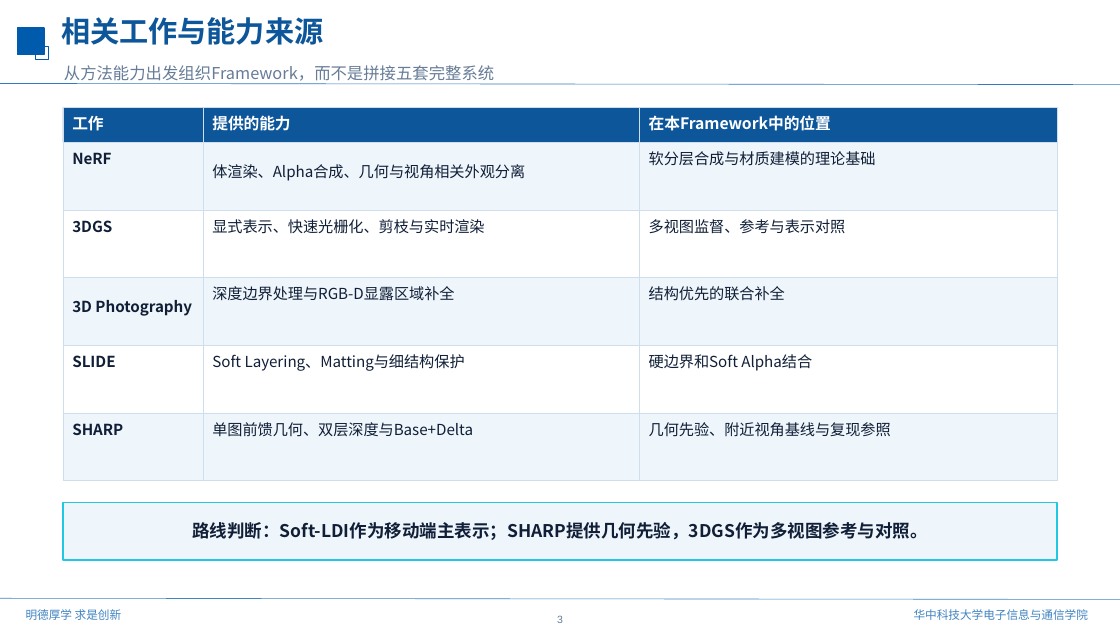
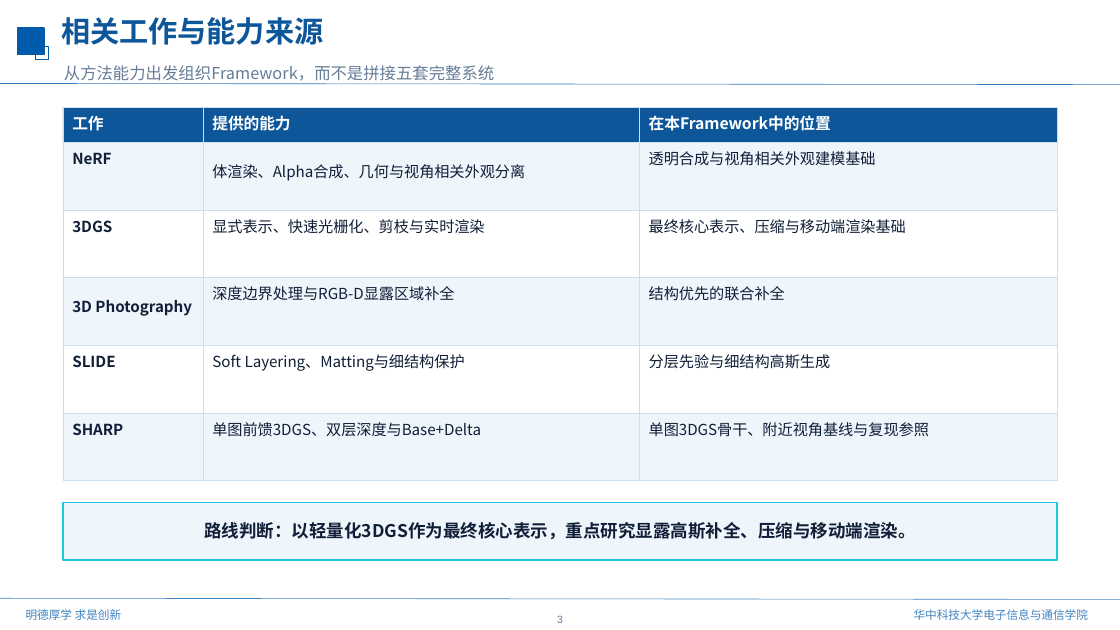
Before and after one commit to mengmcy1/gastric-cbm, a slide deck: slide 3 of 汇报/总体Framework7_22.pptx. Drawn at 1120x630 pixels with LibreOffice and Linux fonts; fonts in the diff are those of the drawing; background and template pictures are left out. Boxes give left, top, right and bottom in pixels: in the first picture for what was removed or moved away, otherwise in the second. Text is boxed around its words. In the diff, an @@ line names an element or a change of style, - is before the commit and + after.

```diff
--- a/汇报/总体Framework7_22.pptx
+++ b/汇报/总体Framework7_22.pptx
@@ text at bbox=[649, 151, 876, 166]: text changed @@
-软分层合成与材质建模的理论基础
+透明合成与视角相关外观建模基础
@@ text at bbox=[649, 219, 906, 234]: text changed @@
-多视图监督、参考与表示对照
+最终核心表示、压缩与移动端渲染基础
@@ text at bbox=[649, 354, 831, 369]: text changed @@
-硬边界和Soft Alpha结合
+分层先验与细结构高斯生成
@@ text at bbox=[212, 422, 481, 437]: text changed @@
-单图前馈几何、双层深度与Base+Delta
+单图前馈3DGS、双层深度与Base+Delta
@@ text at bbox=[649, 422, 929, 437]: text changed @@
-几何先验、附近视角基线与复现参照
+单图3DGS骨干、附近视角基线与复现参照
@@ text at bbox=[204, 522, 915, 540]: text changed @@
-路线判断：Soft-LDI作为移动端主表示；SHARP提供几何先验，3DGS作为多视图参考与对照。
+路线判断：以轻量化3DGS作为最终核心表示，重点研究显露高斯补全、压缩与移动端渲染。
```
Also in this commit, not shown: 7 other slides changed, 3 other files.
